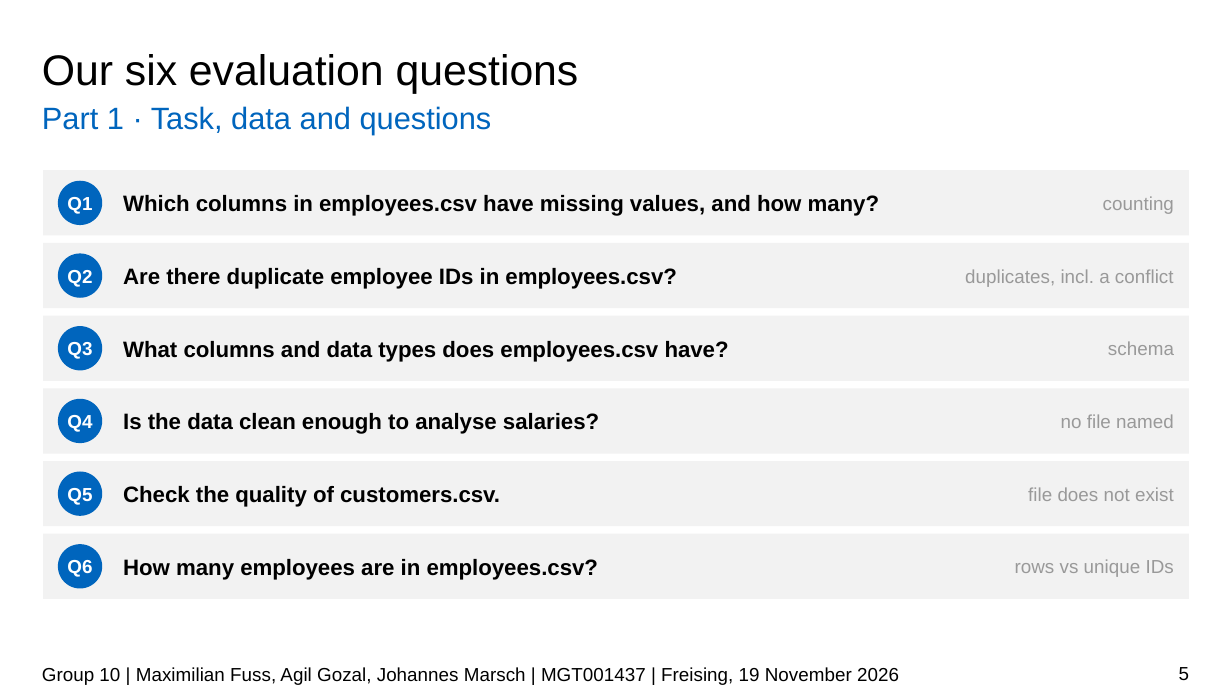
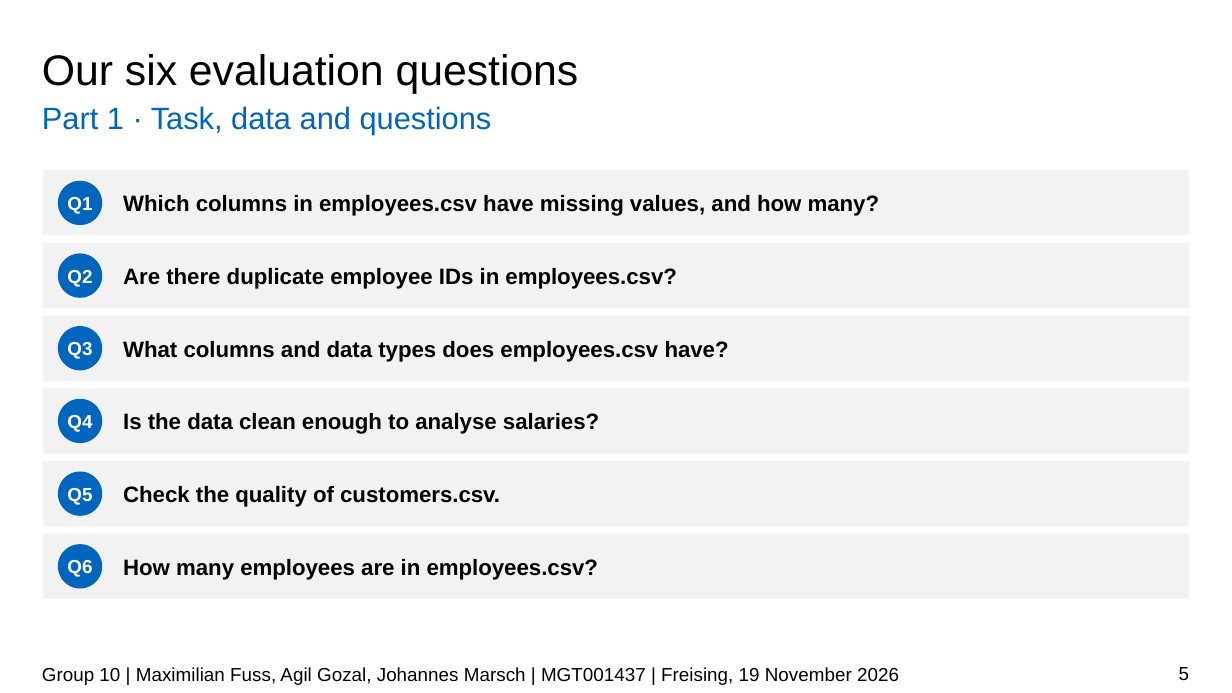
Before and after one commit to JPMarsch/Python_Group_10, a slide deck: slide 5 of presentation/G10_presentation.pptx. Drawn at 1232x693 pixels with LibreOffice and Linux fonts; fonts in the diff are those of the drawing; background and template pictures are left out. Boxes give left, top, right and bottom in pixels: in the first picture for what was removed or moved away, otherwise in the second. Text is boxed around its words. In the diff, an @@ line names an element or a change of style, - is before the commit and + after.

```diff
--- a/presentation/G10_presentation.pptx
+++ b/presentation/G10_presentation.pptx
@@ text removed at (1103,196,1174,214) @@
-counting
@@ text removed at (965,269,1174,287) @@
-duplicates, incl. a conflict
@@ text removed at (1108,341,1174,355) @@
-schema
@@ text removed at (1061,414,1174,428) @@
-no file named
@@ text removed at (1028,487,1174,501) @@
-file does not exist
@@ text removed at (1015,559,1174,577) @@
-rows vs unique IDs
```
Also in this commit, not shown: 1 other slide changed, 1 slide added.
